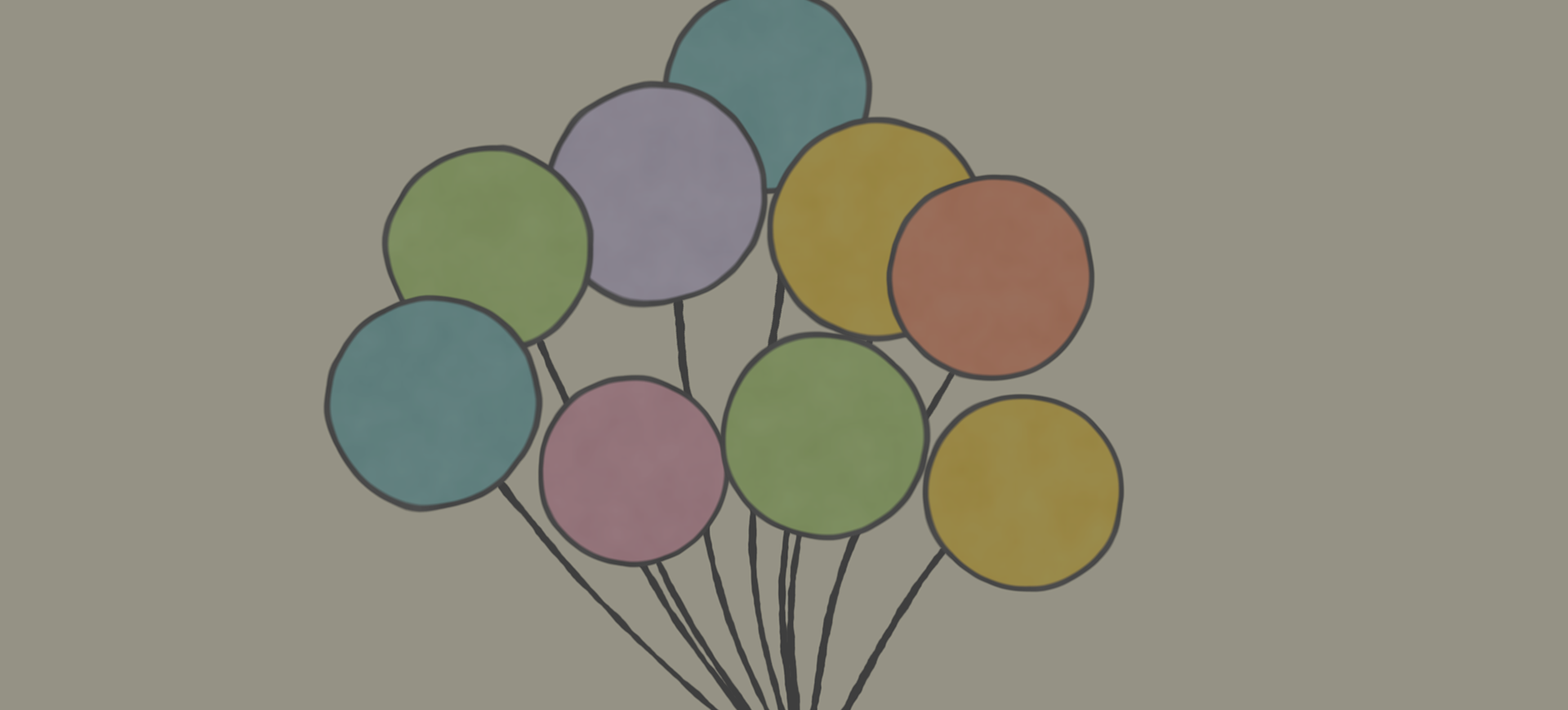
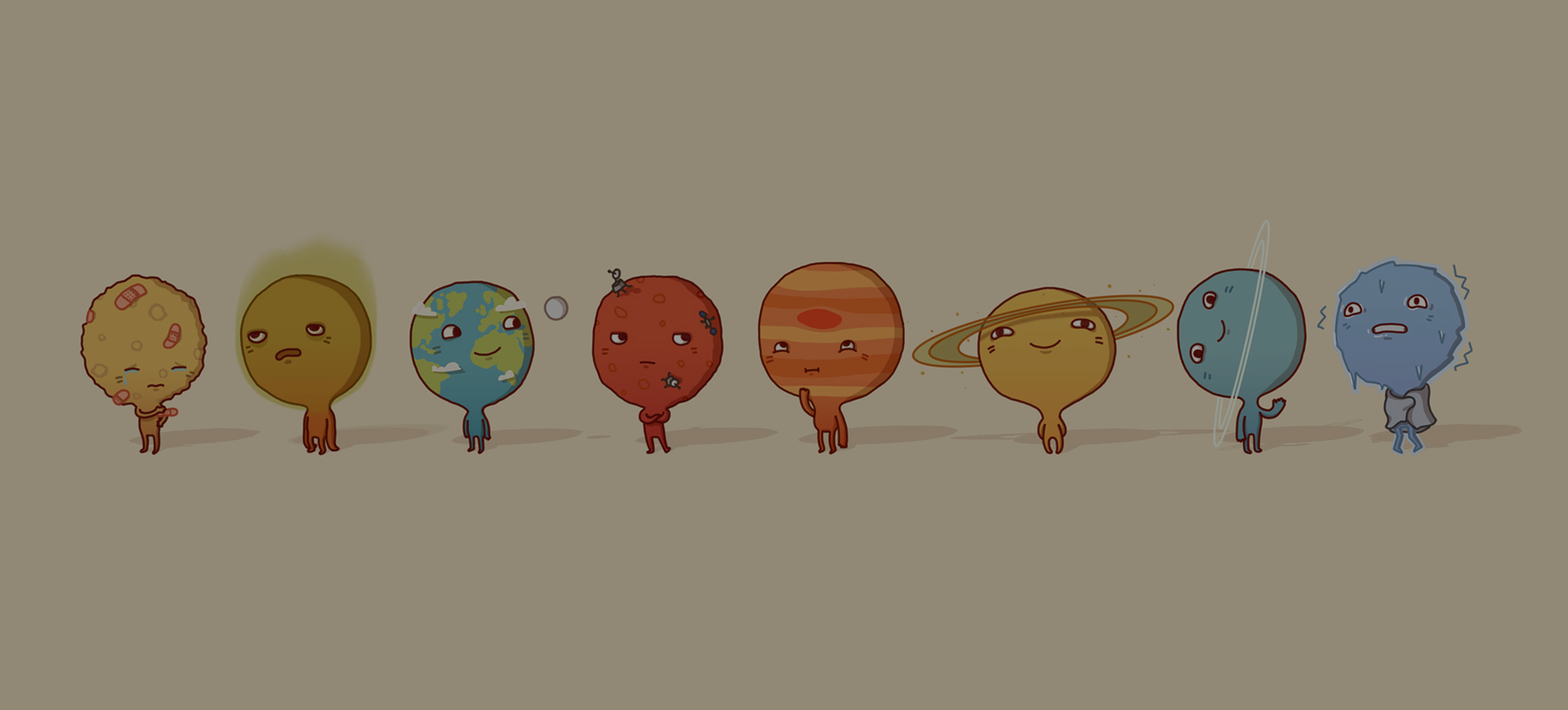
Layer changes from the first (1568, 710) image to the second:
renamed "屏幕快照 2016-03-03 15.45.50" to "Wallpapers-room_com___planets_Desktop_light_by_Anneka_Tran_1920x1200", painted on it over (0, 0, 1568, 710)
removed layer "图层 0" over (0, 0, 1568, 710)
